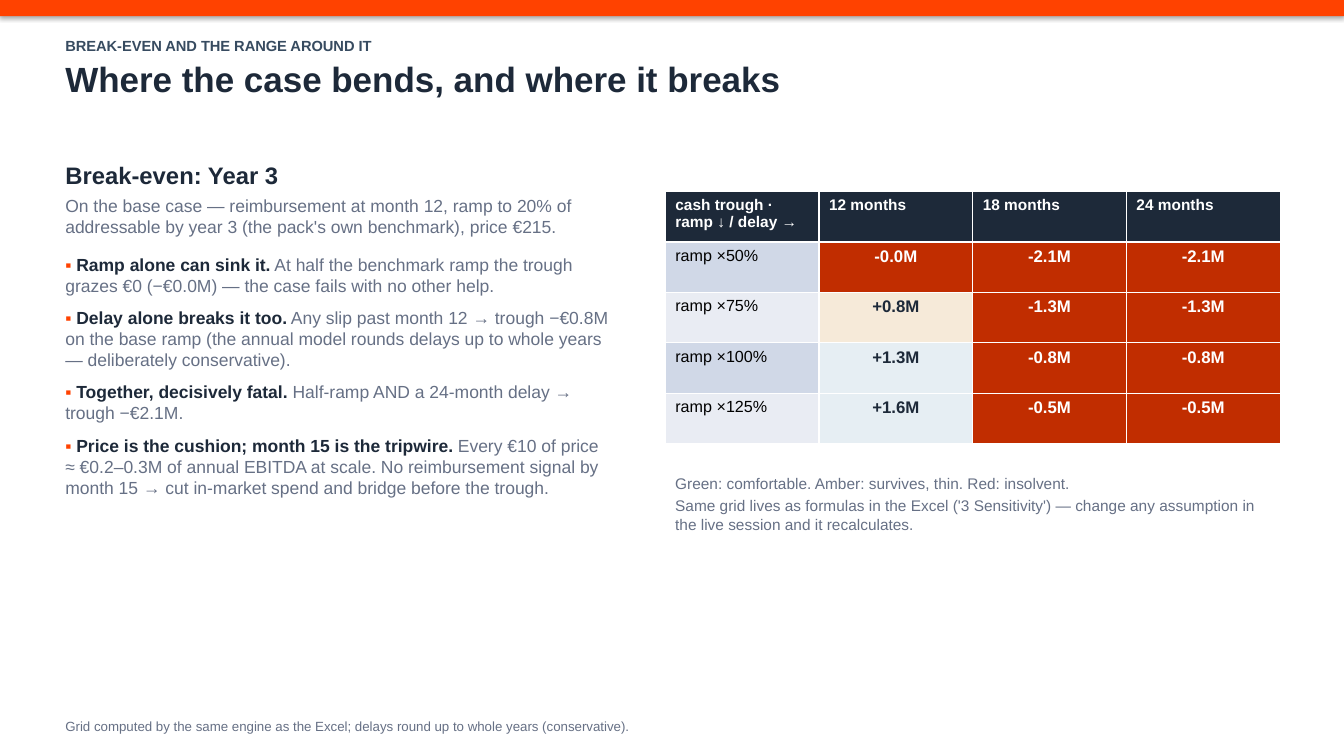
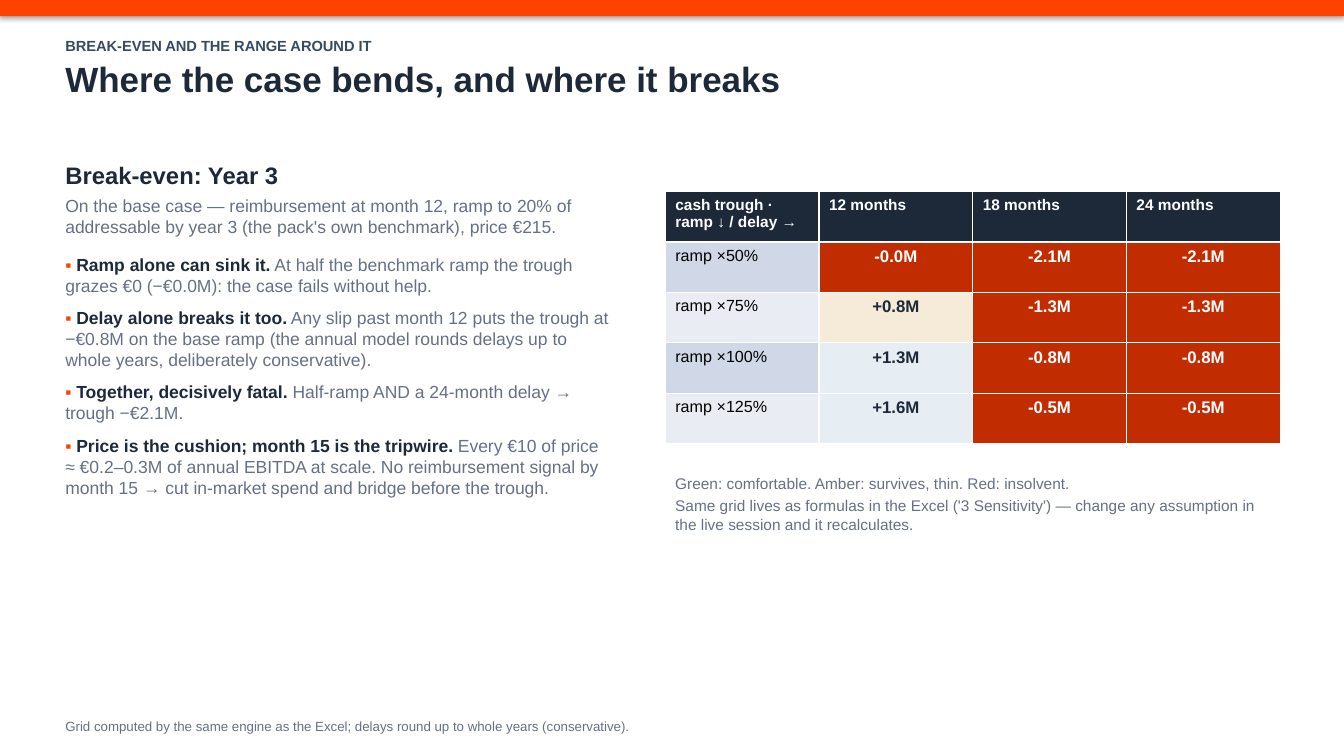
Before and after one commit to tomasbb0/market-runway, a slide deck: slide 4 of deliverables/Helix_Optics_Market_Entry_Deck.pptx. Drawn at 1344x756 pixels with LibreOffice and Linux fonts; fonts in the diff are those of the drawing. Boxes give left, top, right and bottom in pixels: in the first picture for what was removed or moved away, otherwise in the second. Text is boxed around its words. In the diff, an @@ line names an element or a change of style, - is before the commit and + after.

```diff
--- a/deliverables/Helix_Optics_Market_Entry_Deck.pptx
+++ b/deliverables/Helix_Optics_Market_Entry_Deck.pptx
@@ text at [65, 258, 609, 370]: text changed @@
-▪ Ramp alone can sink it. At half the benchmark ramp the trough grazes €0 (−€0.0M) — the case fails with no other help.
-▪ Delay alone breaks it too. Any slip past month 12 → trough −€0.8M on the base ramp (the annual model rounds delays up to whole years — deliberately conservative).
+▪ Ramp alone can sink it. At half the benchmark ramp the trough grazes €0 (−€0.0M): the case fails without help.
+▪ Delay alone breaks it too. Any slip past month 12 puts the trough at −€0.8M on the base ramp (the annual model rounds delays up to whole years, deliberately conservative).
```
Also in this commit, not shown: 4 other slides changed, 6 other files.
